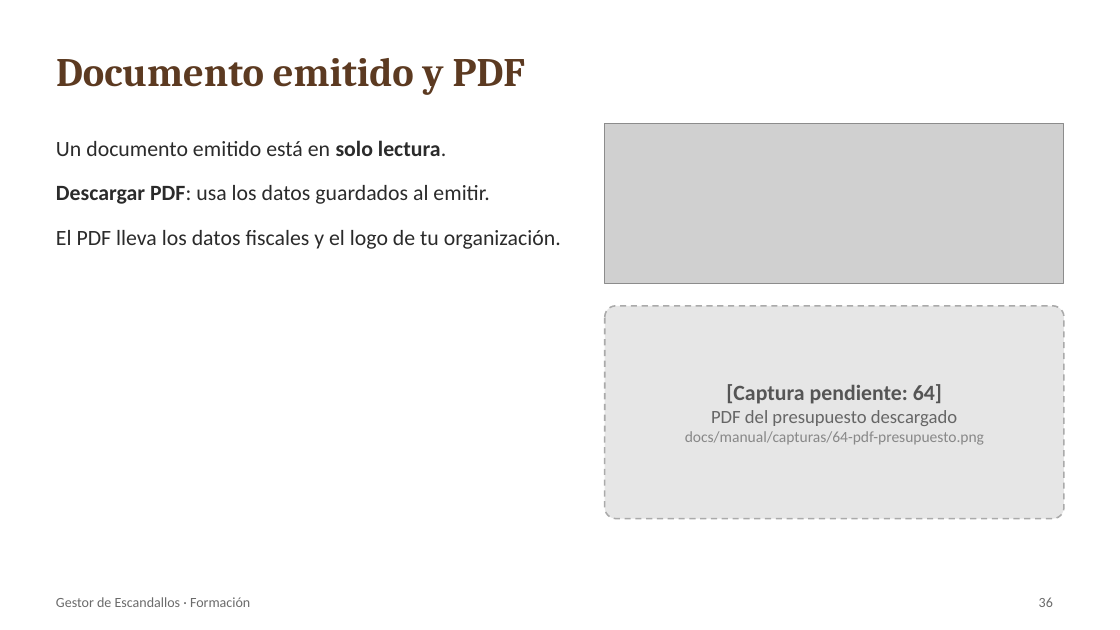
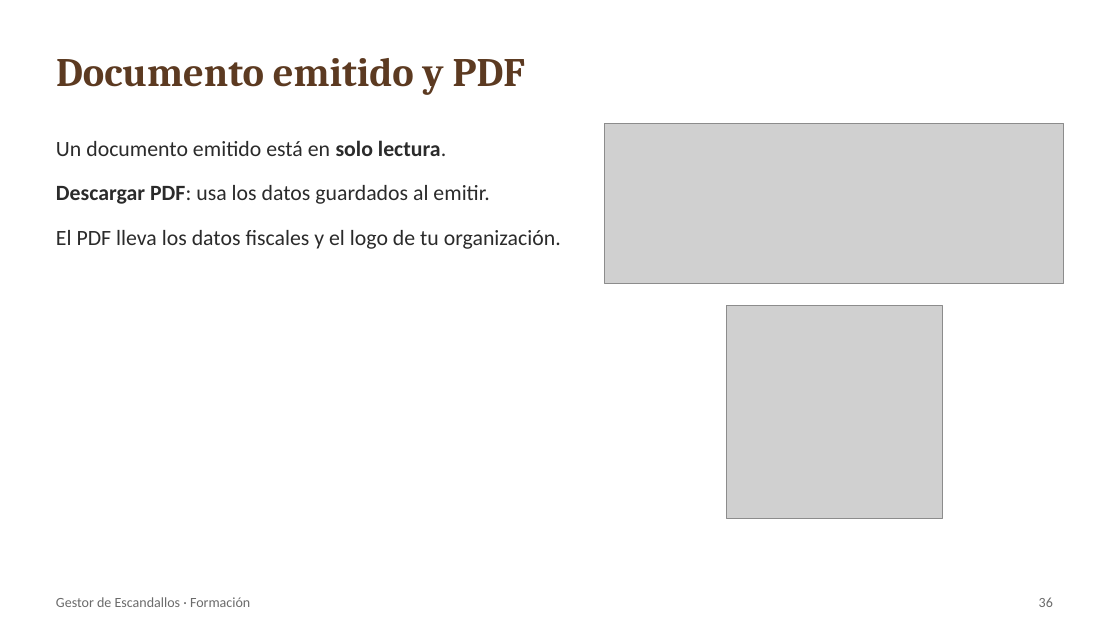
Before and after one commit to robertobergua-maker/escandallos-catering, a slide deck: slide 36 of docs/manual/Manual_Gestor_Escandallos.pptx. Drawn at 1120x630 pixels with LibreOffice and Linux fonts; fonts in the diff are those of the drawing; grey boxes stand for pictures. Boxes give left, top, right and bottom in pixels: in the first picture for what was removed or moved away, otherwise in the second. Text is boxed around its words. In the diff, an @@ line names an element or a change of style, - is before the commit and + after.

```diff
--- a/docs/manual/Manual_Gestor_Escandallos.pptx
+++ b/docs/manual/Manual_Gestor_Escandallos.pptx
@@ rounded rectangle removed at box(605, 306, 1064, 519) @@
-[Captura pendiente: 64]
-PDF del presupuesto descargado
-docs/manual/capturas/64-pdf-presupuesto.png
@@ picture added at box(727, 306, 943, 519) @@
```
Also in this commit, not shown: 10 other slides changed, 1 slide added, 1 slide removed, 5 other files.
